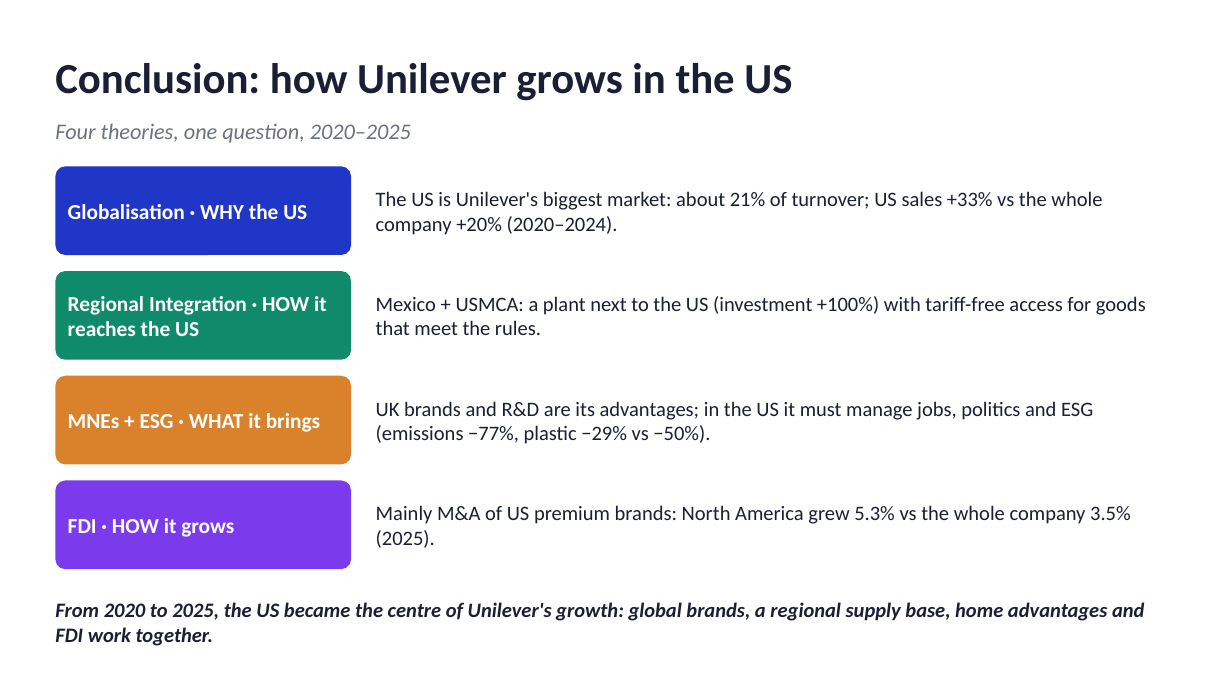
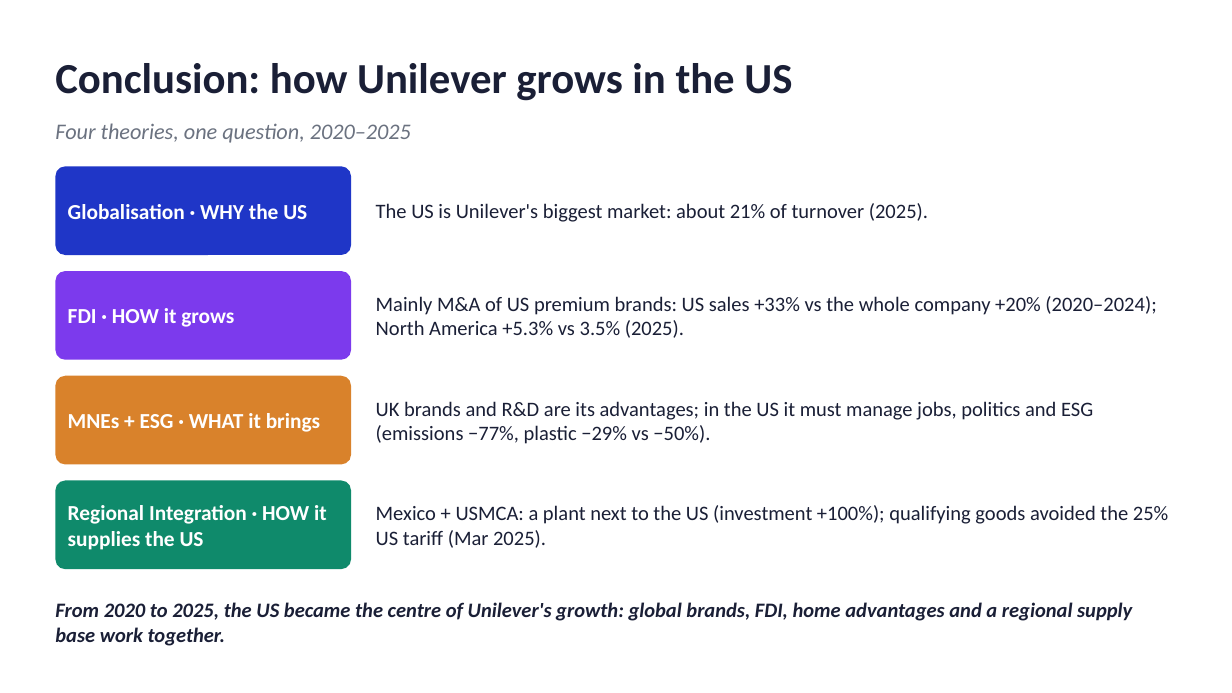
Before and after one commit to dollar3651314/mymba, a slide deck: slide 14 of content/busi1763/files/Unilever_Group_EN.pptx. Drawn at 1232x693 pixels with LibreOffice and Linux fonts; fonts in the diff are those of the drawing. Boxes give left, top, right and bottom in pixels: in the first picture for what was removed or moved away, otherwise in the second. Text is boxed around its words. In the diff, an @@ line names an element or a change of style, - is before the commit and + after.

```diff
--- a/content/busi1763/files/Unilever_Group_EN.pptx
+++ b/content/busi1763/files/Unilever_Group_EN.pptx
@@ text at <box>376,203,928,222</box>: text changed @@
-The US is Unilever's biggest market: about 21% of turnover; US sales +33% vs the whole company +20% (2020–2024).
+The US is Unilever's biggest market: about 21% of turnover (2025).
@@ rounded rectangle at <box>55,271,351,360</box>: fill #0F8A6B to #7C3AED @@
@@ text at <box>376,296,1156,338</box>: text changed @@
-Mexico + USMCA: a plant next to the US (investment +100%) with tariff-free access for goods that meet the rules.
+Mainly M&A of US premium brands: US sales +33% vs the whole company +20% (2020–2024); North America +5.3% vs 3.5% (2025).
@@ text at <box>68,308,234,327</box>: text changed @@
-Regional Integration · HOW it reaches the US
+FDI · HOW it grows
@@ rounded rectangle at <box>55,480,351,569</box>: fill #7C3AED to #0F8A6B @@
@@ text at <box>68,505,327,550</box>: text changed @@
-FDI · HOW it grows
+Regional Integration · HOW it supplies the US
@@ text at <box>376,505,1168,548</box>: text changed @@
-Mainly M&A of US premium brands: North America grew 5.3% vs the whole company 3.5% (2025).
+Mexico + USMCA: a plant next to the US (investment +100%); qualifying goods avoided the 25% US tariff (Mar 2025).
@@ text at <box>55,602,1132,646</box>: text changed @@
-From 2020 to 2025, the US became the centre of Unilever's growth: global brands, a regional supply base, home advantages and FDI work together.
+From 2020 to 2025, the US became the centre of Unilever's growth: global brands, FDI, home advantages and a regional supply base work together.
```
Also in this commit, not shown: 7 other slides changed, 6 other files.
